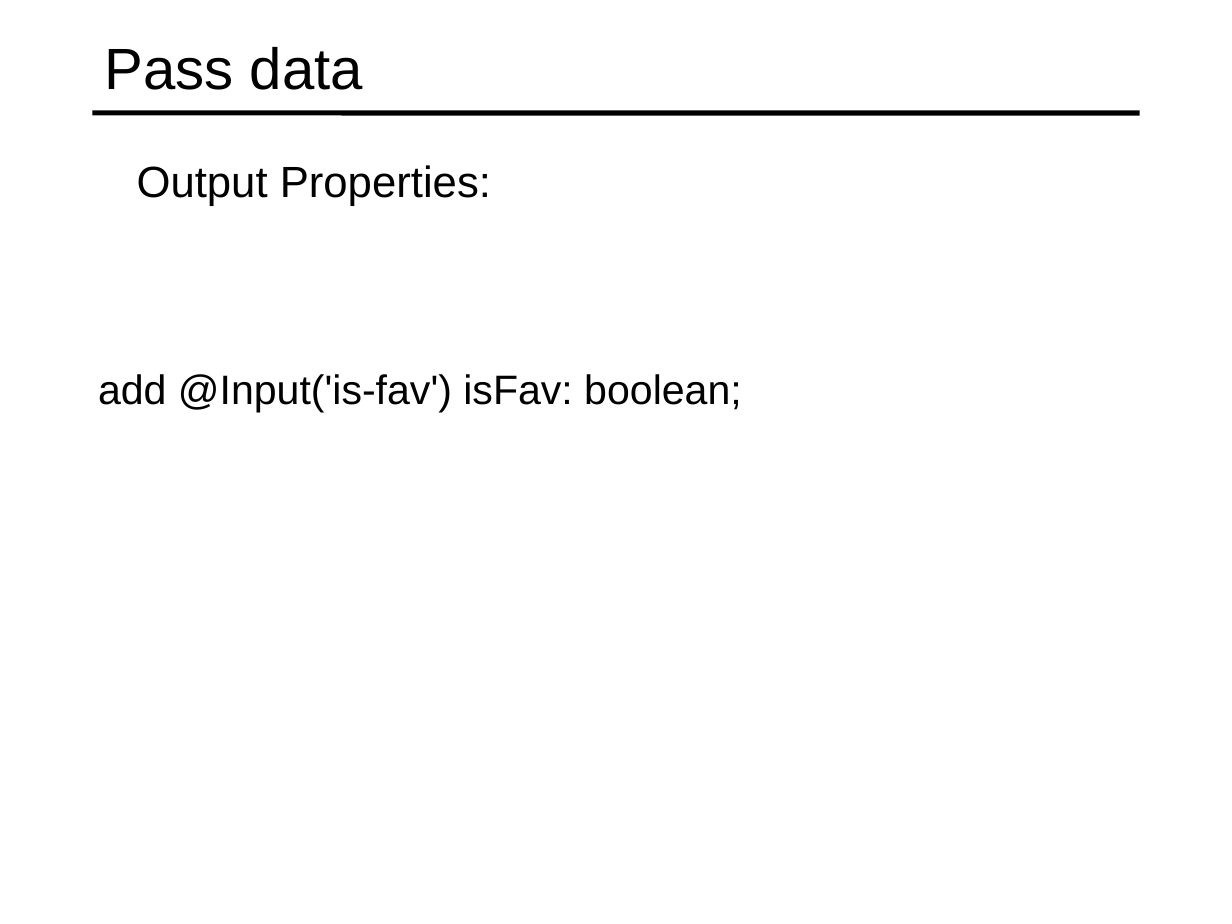
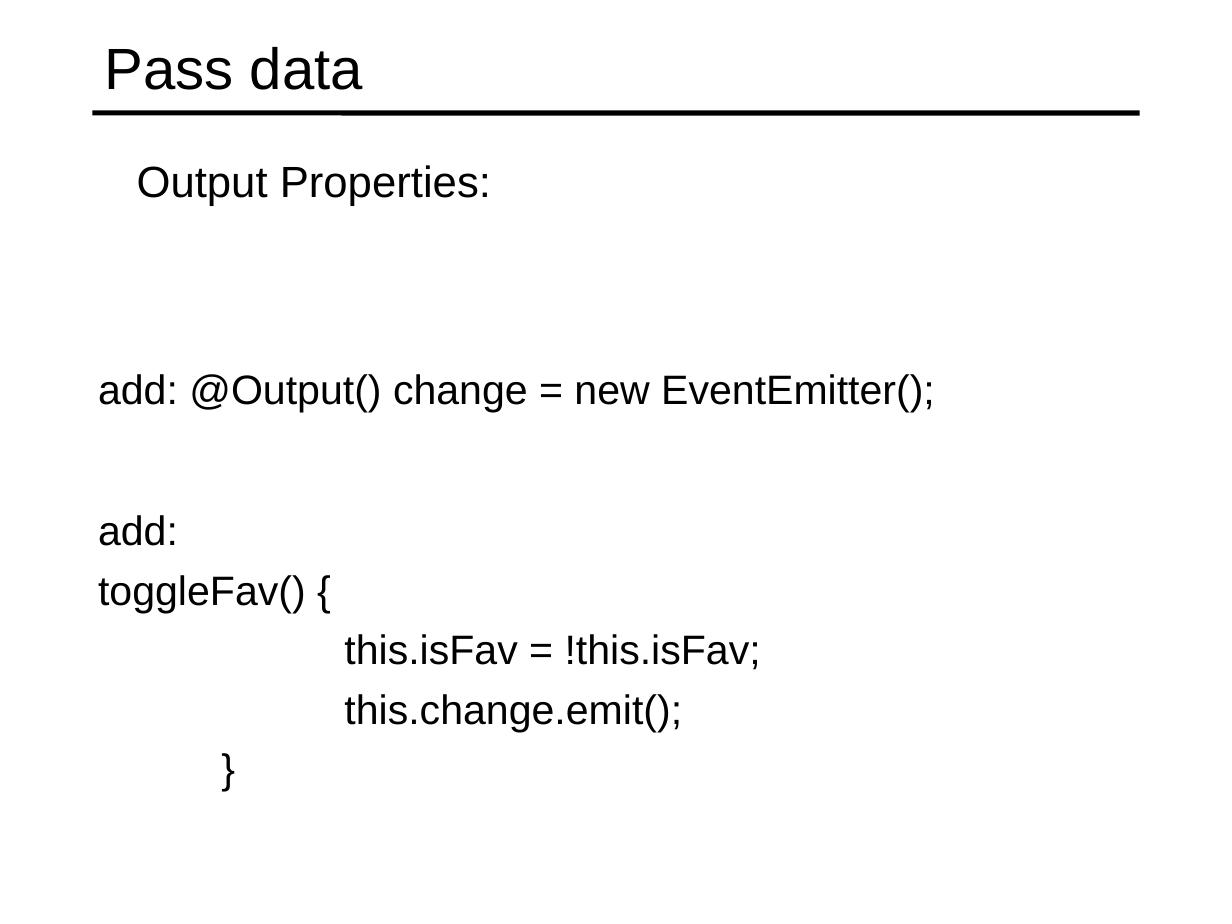
Before and after one commit to specter01wj/Jago_Link_Training, a slide deck: slide 6 of Angular/Angular7/Angular Advanced Course/Essentials/3.Building Re-usable Components/L3_Building Re-usable Components.ppt. Drawn at 1232x924 pixels with LibreOffice and Linux fonts; fonts in the diff are those of the drawing. Boxes give left, top, right and bottom in pixels: in the first picture for what was removed or moved away, otherwise in the second. Text is boxed around its words. In the diff, an @@ line names an element or a change of style, - is before the commit and + after.

Commit message:
09/05/2019 v1

```diff
--- a/Angular/Angular7/Angular Advanced Course/Essentials/3.Building Re-usable Components/L3_Building Re-usable Components.ppt
+++ b/Angular/Angular7/Angular Advanced Course/Essentials/3.Building Re-usable Components/L3_Building Re-usable Components.ppt
@@ text at (98, 374, 935, 413): text changed @@
-  add @Input('is-fav') isFav: boolean;
+  add: @Output() change = new EventEmitter();
@@ text added at (98, 515, 761, 732), 24 pt, text #000000 @@
+  add:
+  toggleFav() {
+  this.isFav = !this.isFav;
+  this.change.emit();
+  }
```
Also in this commit, not shown: 2 other slides changed.
